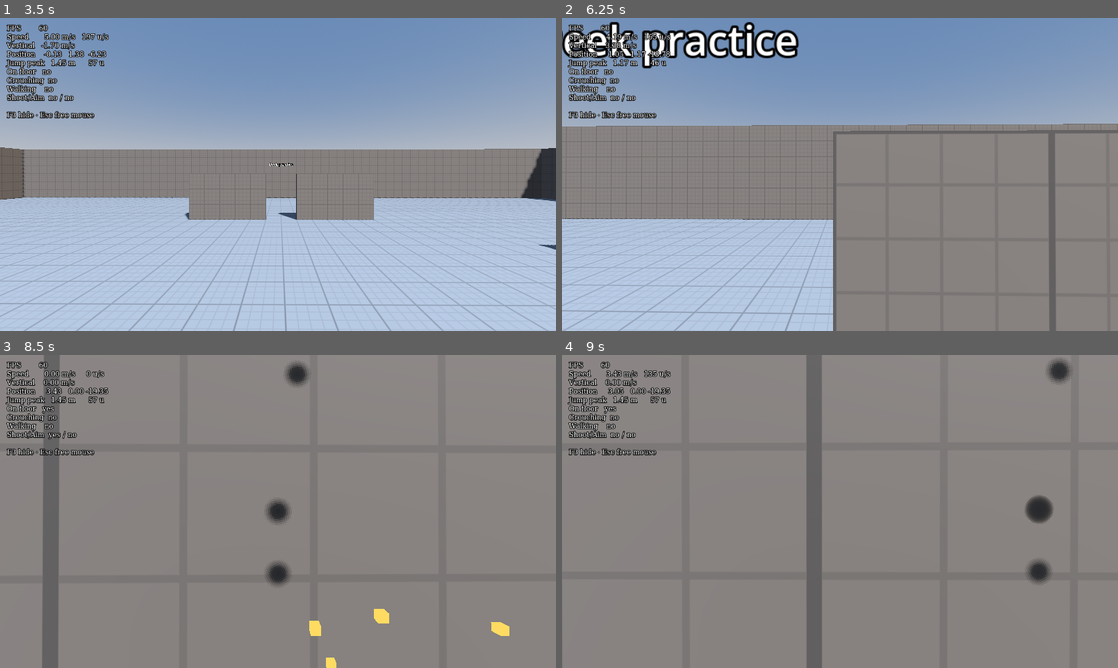
Above: before the commit, frames 1-4 (two rows, left to right).
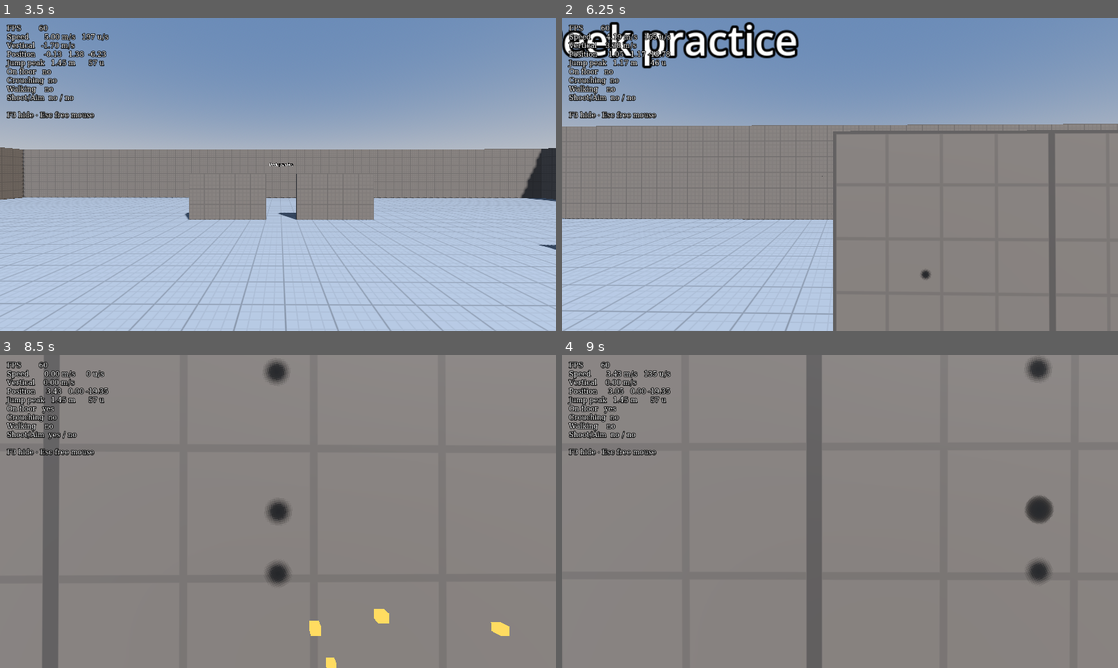
Above: after the commit, the same moments.

Repository: Jankozeluh/Chiip
Game: Godot game, scene res://maps/test_map.tscn
Two runs of this game, one before a commit and one after it. Both use one fixed random seed, a clock stepped at 60 frames per second and the inputs below.
Inputs (mouse positions are in pixels of both pictures, inside the frame that each line leads up to):
- Up to frame 1 (3.5 s): tap Enter at 0.5 s; move the mouse to (305, 174) at 0.52 s; hold Right mouse button (aim) 0.53-1.28 s; hold W (move_forward) from 0.53 s (still down); tap Space (jump) at 0.77, 1.52, 3.02 s; tap Ctrl (crouch) at 0.8, 1.35, 2.3, 2.85 s; move the mouse to (250, 174) at 1.27 s; right-click (250, 174) at 1.55 s; move the mouse to (289, 168) at 2.02 s; hold Right mouse button (aim) 2.03-2.78 s; move the mouse to (272, 180) at 2.77 s; right-click (272, 180) at 3.05 s
- Up to frame 2 (6.25 s): move the mouse to (878, 177) at 3.52 s; press the mouse at (878, 177) at 3.53 s; tap Space (jump) at 3.77, 4.52, 6.02 s; tap Ctrl (crouch) at 3.8, 5.3, 5.85 s; move the mouse to (795, 171) at 4.27 s; release the mouse at (795, 171) at 4.28 s; tap Shift (walk) at 4.35 s; right-click (795, 171) at 4.55 s; move the mouse to (845, 174) at 5.02 s; hold Right mouse button (aim) 5.03-5.78 s; move the mouse to (817, 168) at 5.77 s; release W (move_forward) at 5.78 s; hold D (move_right) from 5.78 s (still down); right-click (817, 168) at 6.05 s
- Up to frame 3 (8.5 s): move the mouse to (305, 511) at 6.52 s; release D (move_right) at 6.53 s; hold Right mouse button (aim) 6.53-7.28 s; hold W (move_forward) from 6.53 s (still down); tap Space (jump) at 6.77, 7.52 s; tap Ctrl (crouch) at 6.8, 7.35, 8.3 s; move the mouse to (250, 511) at 7.27 s; right-click (250, 511) at 7.55 s; move the mouse to (289, 505) at 8.02 s; press the mouse at (289, 505) at 8.03 s
- Up to frame 4 (9 s): move the mouse to (834, 517) at 8.77 s; release W (move_forward) at 8.78 s; release the mouse at (834, 517) at 8.78 s; hold A (move_left) from 8.78 s (still down); tap Shift (walk) at 8.85 s

Frame 1 is identical in both runs. In frame 2, less than 0.1% of the frame differs, in the area x 46-67%, y 50-84%; in frame 3, 0.5%; in frame 4, 0.5%, in the area x 83-92%, y 0-72%.

Commit message:
M2: Add accuracy cone and random spread
Inaccuracy from stance, speed above 34% of top speed, and being in the
air; each shot lands at a random spot in that cone using the weapon's
own seedable RNG.

Co-Authored-By: Claude Opus 5.5 <noreply@anthropic.com>

Diff:
--- a/weapons/weapon.gd
+++ b/weapons/weapon.gd
@@ -19,6 +19,8 @@
 
 ## When the reload sound plays, as fractions of the reload time: magazine out, magazine in, bolt.
 const RELOAD_SOUND_STEPS: Array[float] = [0.1, 0.6, 0.85]
+## Below this fraction of top speed you count as standing still (CS: about 34%).
+const ACCURATE_SPEED_FRACTION := 0.34
 ## Bullet holes kept per weapon; the oldest disappear first.
 const MAX_IMPACTS := 100
 const IMPACT_SCENE := preload("res://weapons/bullet_impact.tscn")
@@ -64,6 +66,21 @@
 func equip(wielder: Player) -> void:
 	_wielder = wielder
 	ammo_changed.emit(magazine, reserve)
+
+
+## The current radius of the cone shots land in, in degrees. Stance,
+## movement speed and being in the air all add to it.
+func get_inaccuracy() -> float:
+	if _wielder == null:
+		return 0.0
+	var inaccuracy := data.crouching_inaccuracy if _wielder.is_crouching else data.standing_inaccuracy
+	var top_speed := _wielder.get_max_speed()
+	var speed := Vector2(_wielder.velocity.x, _wielder.velocity.z).length()
+	var move_fraction := clampf(inverse_lerp(top_speed * ACCURATE_SPEED_FRACTION, top_speed, speed), 0.0, 1.0)
+	inaccuracy += data.moving_inaccuracy * move_fraction
+	if not _wielder.is_on_floor():
+		inaccuracy += data.air_inaccuracy
+	return inaccuracy
 
 
 ## True while a reload is in progress.
@@ -121,10 +138,17 @@
 	ammo_changed.emit(magazine, reserve)
 
 
-## The direction this shot travels.
+## The direction this shot travels: your aim plus random spread.
 func _get_shot_direction() -> Vector3:
 	var aim := _wielder.get_aim_angles()
-	return _direction_from_angles(aim.x, aim.y)
+	# Random spread: pick a random direction around the aim and a random
+	# distance up to the inaccuracy. As in CS, the distance is uniform, so
+	# most shots land near the middle of the cone.
+	var spread_direction := rng.randf() * TAU
+	var spread := deg_to_rad(get_inaccuracy()) * rng.randf()
+	var yaw := aim.x + cos(spread_direction) * spread
+	var pitch := aim.y + sin(spread_direction) * spread
+	return _direction_from_angles(yaw, pitch)
 
 
 ## Hitscan: finds the first thing on the bullet's path, instantly (no travel time).
Not shown, changed: docs/ARCHITECTURE.md
Not shown, changed: docs/DEVLOG.md
Not shown, changed: docs/GAME_DESIGN.md
Not shown, changed: docs/LEARNING.md
Not shown, changed: docs/PLAN.md
